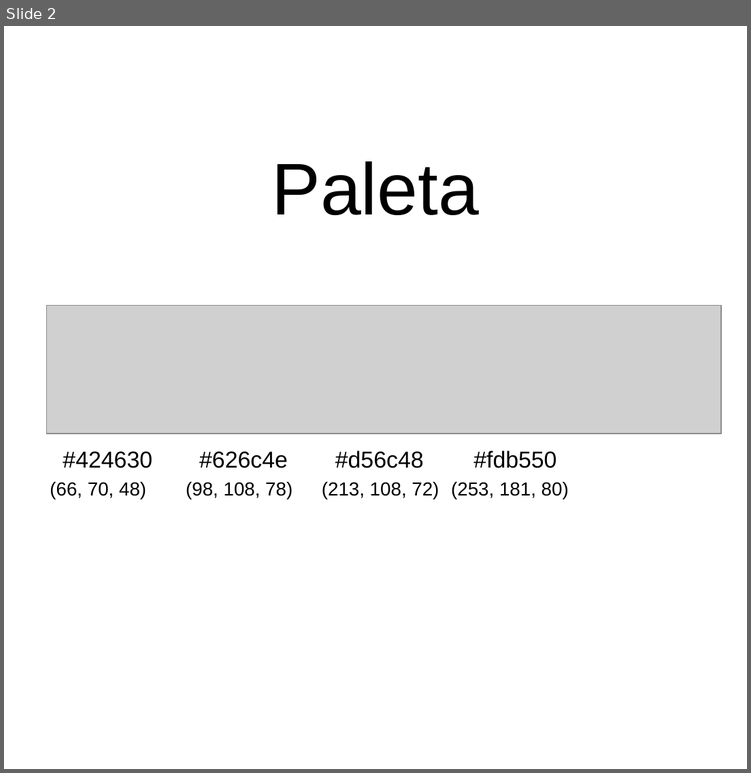
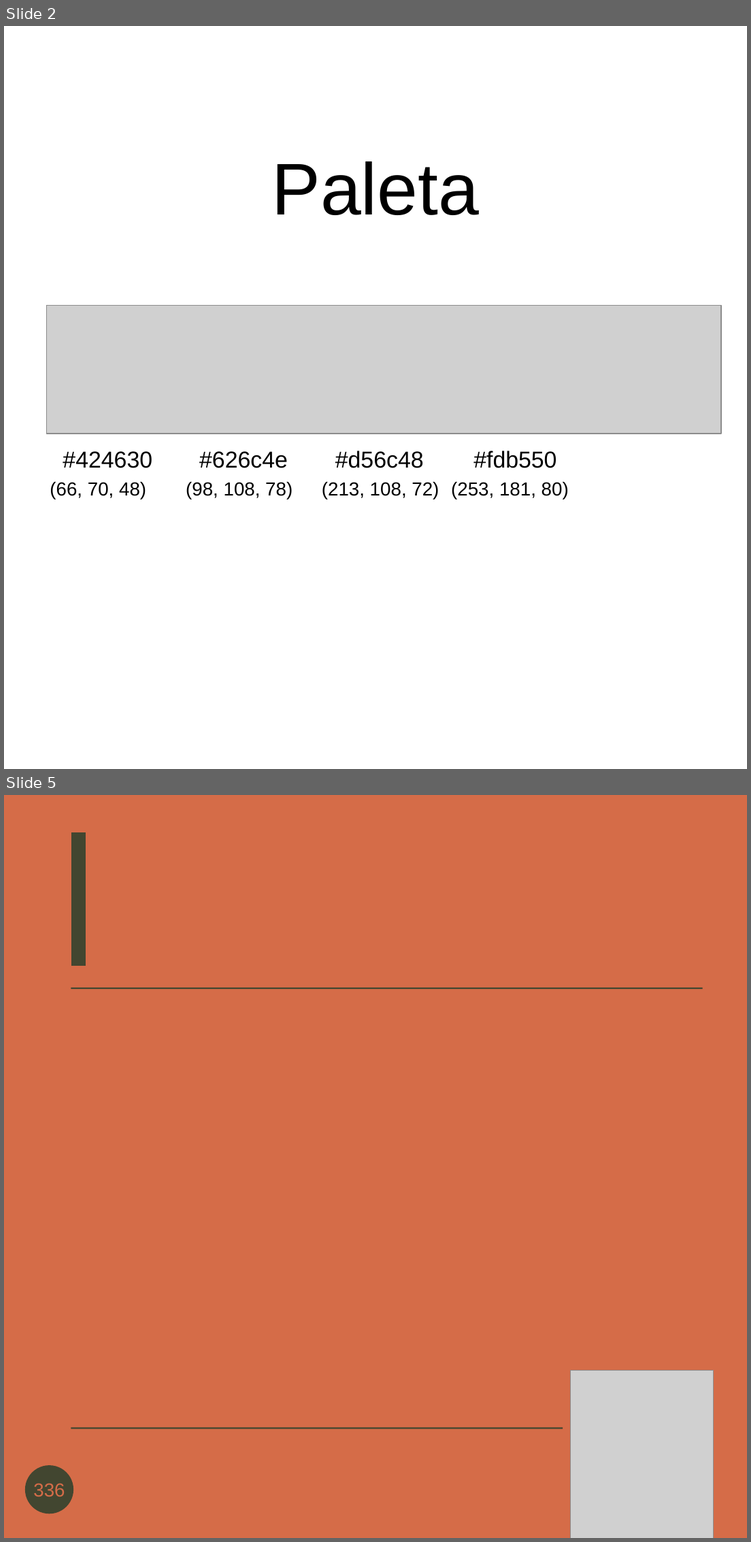
Before and after one commit to datatrooper/instatrooper, a slide deck: styles/instagram_templates.odp. Shown one above the other, each under a label of ours: slide 2 before the commit, slides 2 and 5 after it; the slides between them are not shown. The pictures are 751x773 and 751x1542 pixels, drawn with LibreOffice and Linux fonts; fonts in the diff are those of the drawing; grey boxes stand for pictures. Boxes give left, top, right and bottom in pixels: in the first picture for what was removed or moved away, otherwise in the second. Text is boxed around its words. In the diff, an @@ line names an element or a change of style, - is before the commit and + after.

```diff
--- a/styles/instagram_templates.odp
+++ b/styles/instagram_templates.odp
@@ slide 5 added at bbox=[4, 795, 747, 1538], background #D56C48 @@
@@ rectangle added at bbox=[71, 832, 86, 966], fill #424630, outline #D56C48 0 pt @@
@@ line added from (71, 988) to (702, 988), #424630 1.5 pt @@
@@ picture added at bbox=[570, 1370, 713, 1538] @@
@@ line added from (71, 1428) to (562, 1428), #424630 1.5 pt @@
@@ ellipse added at bbox=[26, 1467, 72, 1512], fill #424630, outline #424630 3 pt, 18 pt, text #D56C48 @@
+336
```
Also in this commit, not shown: 2 other slides added, 3 slides removed, 8 other files.
